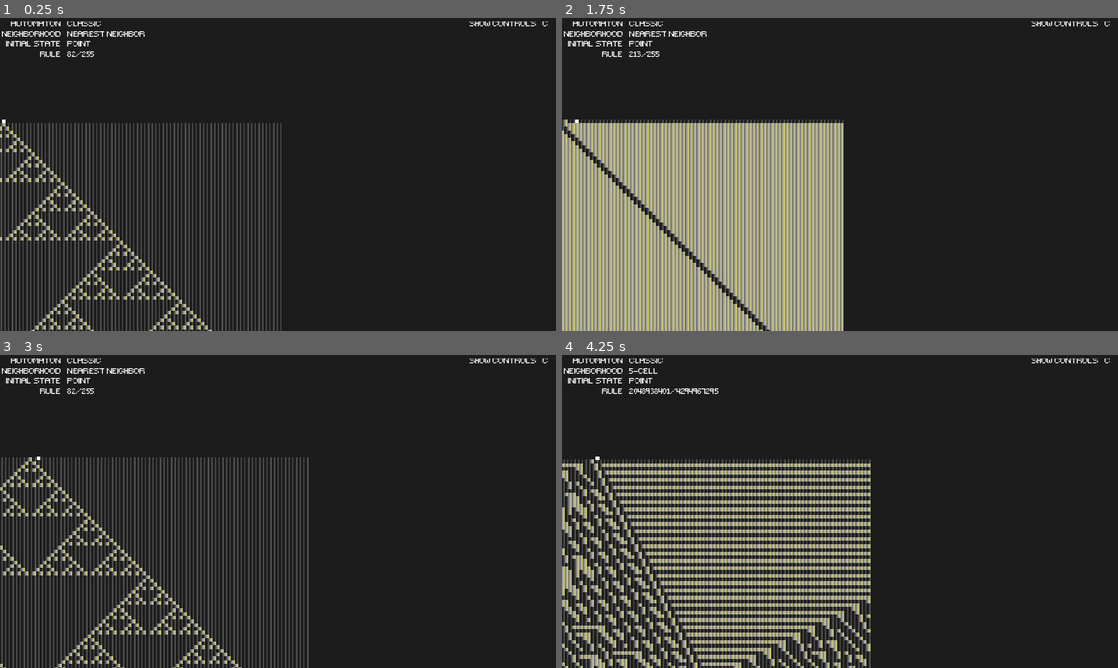
Above: before the commit, frames 1-4 (two rows, left to right).
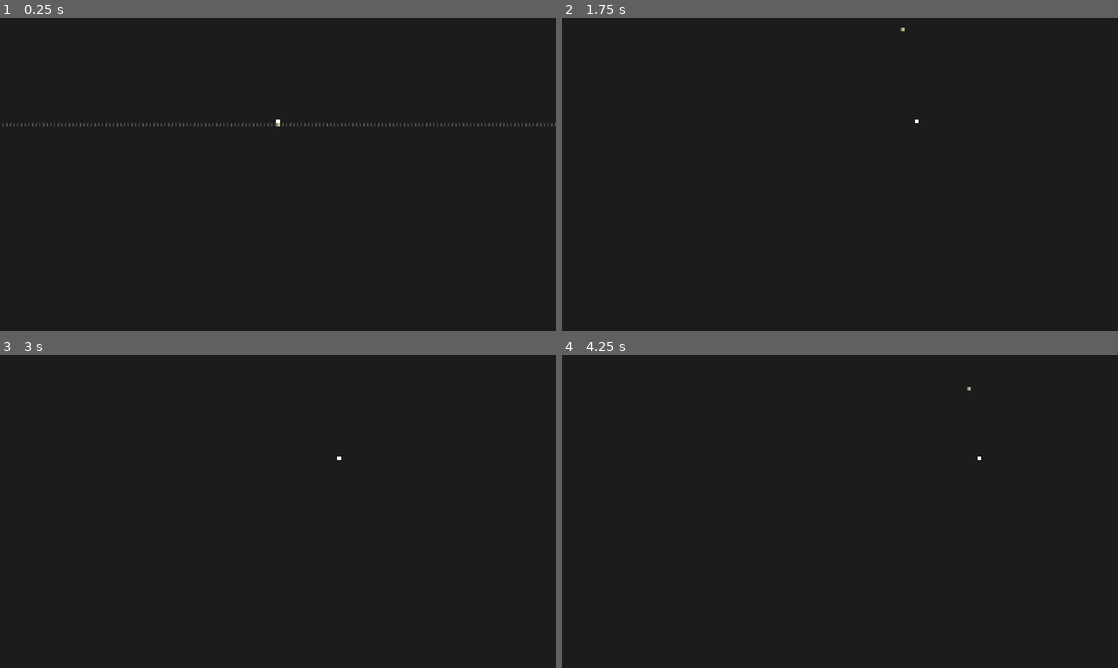
Above: after the commit, the same moments.

Repository: Nivrad00/automaton-diver
Game: Godot game, scene res://Main.tscn
Two runs of this game, one before a commit and one after it. Both use one fixed random seed, a clock stepped at 60 frames per second and the inputs below. Sound files missing from this copy of the repository are replaced by a short silence.
Inputs:
- Up to frame 1 (0.25 s): no input
- Up to frame 2 (1.75 s): tap Enter (enter) at 0.5 s; hold } (next) 0.53-1.28 s; hold Right (ui_right) from 0.53 s (still down); tap Space (jump, bound only after the commit) at 0.77, 1.07, 1.52 s; tap { (previous) at 0.8, 1.35 s; tap P (random) at 1.55 s
- Up to frame 3 (3 s): tap Space (jump, bound only after the commit) at 1.82 s; tap R (reset) at 2 s; release Right (ui_right) at 2.03 s; hold Left (ui_left) 2.03-2.78 s; hold P (random) 2.03-2.78 s; tap A (switch_automaton) at 2.3, 2.85 s; hold Right (ui_right) from 2.78 s (still down)
- Up to frame 4 (4.25 s): keep holding Right (ui_right); tap Space (jump, bound only after the commit) at 3.02, 3.32, 3.77, 4.07 s; tap I (switch_initial) at 3.05 s; hold I (switch_initial) from 3.53 s (still down); tap N (switch_neighborhood) at 3.8 s; tap R (reset) at 4.15 s

The runs differ from the first frame. In frame 1, 14% of the frame differs, in the area x 0-100%, y 1-100%; in frame 2, 34%, in the area x 0-99%, y 1-100%; in frame 3, 15%; in frame 4, 24%.
Error after the commit: Invalid operands 'Vector2' and 'int' in operator '+'. (res://level)

Commit message:
did stuff

Diff:
--- a/Big.gd
+++ b/Big.gd
@@ -24,8 +24,8 @@
 			i -= max_length
 		result.push_front(int(string.substr(0, i + max_length)))
 
-	# print("converted int " + string + " to array " + str(result))
-	# print("")
+	# # print("converted int " + string + " to array " + str(result))
+	# # print("")
 	return result
 
 static func get_string(array):
@@ -56,9 +56,9 @@
 
 		result = get_string(array)
 
-	print("incrementing " + string)
-	print("result: " + result)
-	print("")
+	# print("incrementing " + string)
+	# print("result: " + result)
+	# print("")
 	return result
 
 static func dec(string, maxi=very_big):
@@ -78,13 +78,13 @@
 		array[i] -= 1
 		result = get_string(array)
 
-	print("decrementing " + string)
-	print("result: " + result)
-	print("")
+	# print("decrementing " + string)
+	# print("result: " + result)
+	# print("")
 	return result
 
 static func less_or_equal(a, b):
-	print("evaluating if " + a + " <= " + b)
+	# print("evaluating if " + a + " <= " + b)
 	a = get_array(a)
 	b = get_array(b)
 
@@ -105,12 +105,12 @@
 				result = true
 				break
 
-	print("result: " + str(result))
-	print("")
+	# print("result: " + str(result))
+	# print("")
 	return result
 
 static func rand(maxi):
-	print("generating pseudo-random int out of maximum of " + maxi)
+	# print("generating pseudo-random int out of maximum of " + maxi)
 	var at_max = true
 	var result = ""
 
@@ -123,12 +123,12 @@
 			result += str(randi() % 10)
 
 	result = strip(result)
-	print("result: " + result)
-	print("")
+	# print("result: " + result)
+	# print("")
 	return result
 
 static func bin(number):
-	print("converting int to binary: " + number)
+	# print("converting int to binary: " + number)
 	var array = get_array(number)
 	var result = ""
 
@@ -143,6 +143,6 @@
 
 		result = str(carries[-1]) + result
 
-	print("result: " + result)
-	print("")
+	# print("result: " + result)
+	# print("")
 	return result
--- a/UI.gd
+++ b/UI.gd
@@ -5,7 +5,8 @@
 	KEY_KP_0, KEY_KP_1, KEY_KP_2, KEY_KP_3, KEY_KP_4, KEY_KP_5, KEY_KP_6, KEY_KP_7, KEY_KP_8, KEY_KP_9
 ]
 
-func _ready():
+func initialize():
+	$Panel.hide()
 	$RuleInput.hide()
 	$InvalidRule.hide()
 	$Controls.hide()
@@ -15,7 +16,7 @@
 	if event is InputEventKey and event.pressed and event.scancode in NUMBER_KEYS:
 		$InvalidRule.hide()
 		$RuleInput.show()
-		if $RuleInput/VBoxContainer/HBoxContainer/Rule.text.length() < 19:
+		if $RuleInput/VBoxContainer/HBoxContainer/Rule.text.length() < 19 or true:
 			$RuleInput/VBoxContainer/HBoxContainer/Rule.text += OS.get_scancode_string(event.scancode)
 
 	if event.is_action_pressed("enter"):
@@ -41,9 +42,11 @@
 	if event.is_action_pressed("toggle_controls"):
 		if $Controls.visible:
 			$Controls.hide()
+			$Panel.hide()
 			$ShowControls.show()
 		else:
 			$Controls.show()
+			$Panel.show()
 			$ShowControls.hide()
 
 func set_rule(a, b):
@@ -57,3 +60,7 @@
 
 func set_initial(a):
 	$Panel/GridContainer/initial_state.text = a
+
+func hide_all():
+	for child in get_children():
+		child.hide()
--- a/game.gd
+++ b/game.gd
@@ -2,11 +2,17 @@
 
 const Big = preload("res://Big.gd")
 const X_MAX = 151 # must be odd
-const Y_MAX = 1000
+const SAVE_FREQ = 1
 
 enum Automaton {CLASSIC, TOTALISTIC}
 enum Neighborhood {NEAREST_NEIGHBOR, FIVE_CELL, TWO_STEP, FIVE_CELL_TWO_STEP}
 enum Initial {POINT, RANDOM}
+
+var map
+var global_time = 0
+var last_save = 0
+
+export var story = false
 
 var DEFAULT_RULE = {
 	Automaton.CLASSIC: {
@@ -57,6 +63,14 @@
 
 func _ready():
 	randomize()
+
+	if story:
+		$UI.hide_all()
+		map = load("res://map.gd").new()
+		print(map)
+	else:
+		$UI.initialize()
+
 	start_level()
 
 func next_level():
@@ -64,15 +78,35 @@
 	start_level()
 
 func start_level():
-	$Level.initialize_level()
+	var save_data
+	if story:
+		var file = File.new()
+		if file.file_exists("user://save"):
+			file.open("user://save", File.READ)
+			save_data = file.get_var()
+			file.close()
+			player.position = save_data["PLAYER_POSITION"]
+			player.max_depth = save_data["MAX_DEPTH"]
+		else:
+			player.position = Vector2((X_MAX-1.0)/2.0+0.5, -0.5)
+			player.max_depth = player.position
+	else:
+		player.position = Vector2((X_MAX-1.0)/2.0+0.5, -0.5)
+		player.max_depth = player.position
 
-	$Player.position = Vector2((X_MAX-1.0)/2.0+0.5, -0.5)
-	$Player.jump_timer = 0
-	$Player.bomb_timer = 0
-	$Player.jumping = false
-	$Player.velocity = Vector2(0, 0)
+	player.jump_timer = 0
+	player.bomb_timer = 0
+	player.jumping = false
+	player.velocity = Vector2(0, 0)
+
 	var zoom = float(X_MAX) / get_viewport_rect().size.x
 	$Player/Camera2D.zoom = Vector2(zoom, zoom)
+	$Player/Camera2D.limit_left = 0
+	$Player/Camera2D.limit_right = X_MAX
+
+	level.initialize_level()
+	if story and save_data:
+		level.redo_changes(save_data["CHANGE_HISTORY"])
 
 	$UI.set_rule(rule, MAX_RULE[automaton][neighborhood])
 	$UI.set_automaton(AUTOMATON_NAME[automaton])
@@ -88,34 +122,48 @@
 		return false
 
 func _input(event):
-	if event.is_action_pressed("next"):
-		next_level()
-	if event.is_action_pressed("previous"):
-		rule = Big.dec(rule, MAX_RULE[automaton][neighborhood])
-		start_level()
+	if not story:
+		if event.is_action_pressed("next"):
+			next_level()
+		if event.is_action_pressed("previous"):
+			rule = Big.dec(rule, MAX_RULE[automaton][neighborhood])
+			start_level()
 
-	if event.is_action_pressed("random"):
-		rule = Big.rand(MAX_RULE[automaton][neighborhood])
-		start_level()
+		if event.is_action_pressed("random"):
+			rule = Big.rand(MAX_RULE[automaton][neighborhood])
+			start_level()
 
-	if event.is_action_pressed("reset"):
-		start_level()
+		if event.is_action_pressed("reset"):
+			start_level()
+
+		if event.is_action_pressed("switch_automaton"):
+			automaton = (automaton + 1) % Automaton.size()
+			rule = DEFAULT_RULE[automaton][neighborhood]
+			start_level()
+
+		if event.is_action_pressed("switch_neighborhood"):
+			neighborhood = (neighborhood + 1) % Neighborhood.size()
+			#if automaton == Automaton.CLASSIC and neighborhood == Neighborhood.FIVE_CELL_TWO_STEP:
+				#neighborhood = (neighborhood + 1) % Neighborhood.size()
+			rule = DEFAULT_RULE[automaton][neighborhood]
+			start_level()
+
+		if event.is_action_pressed("switch_initial"):
+			initial = (initial + 1) % Initial.size()
+			start_level()
 
 	if event.is_action_pressed("mute"):
 		AudioServer.set_bus_mute(1, not AudioServer.is_bus_mute(1))
 
-	if event.is_action_pressed("switch_automaton"):
-		automaton = (automaton + 1) % Automaton.size()
-		rule = DEFAULT_RULE[automaton][neighborhood]
-		start_level()
-
-	if event.is_action_pressed("switch_neighborhood"):
-		neighborhood = (neighborhood + 1) % Neighborhood.size()
-		if automaton == Automaton.CLASSIC and neighborhood == Neighborhood.FIVE_CELL_TWO_STEP:
-			neighborhood = (neighborhood + 1) % Neighborhood.size()
-		rule = DEFAULT_RULE[automaton][neighborhood]
-		start_level()
-
-	if event.is_action_pressed("switch_initial"):
-		initial = (initial + 1) % Initial.size()
-		start_level()
+func _process(delta):
+	global_time += delta
+	if global_time - last_save > SAVE_FREQ:
+		var file = File.new()
+		file.open("user://save", File.WRITE)
+		file.store_var({
+			"PLAYER_POSITION": player.position,
+			"MAX_DEPTH": player.max_depth,
+			"CHANGE_HISTORY": level.change_history
+		})
+		file.close()
+		last_save = global_time
--- a/game.tscn
+++ b/game.tscn
@@ -76,8 +76,11 @@
 } ]
 2/z_index = 0
 
-[sub_resource type="RectangleShape2D" id=3]
-extents = Vector2( 0.4, 0.4 )
+[sub_resource type="CircleShape2D" id=11]
+radius = 1.0
+
+[sub_resource type="RectangleShape2D" id=12]
+extents = Vector2( 0.4, 0.2 )
 
 [sub_resource type="StyleBoxFlat" id=8]
 content_margin_left = 5.0
@@ -123,6 +126,7 @@
 
 [node name="Game" type="Node2D"]
 script = ExtResource( 5 )
+story = true
 
 [node name="Level" type="TileMap" parent="."]
 tile_set = SubResource( 2 )
@@ -155,7 +159,12 @@
 drag_margin_right = 1.0
 
 [node name="CollisionShape2D" type="CollisionShape2D" parent="Player"]
-shape = SubResource( 3 )
+scale = Vector2( 0.4, 0.4 )
+shape = SubResource( 11 )
+
+[node name="CollisionShape2D2" type="CollisionShape2D" parent="Player"]
+position = Vector2( 0, 0.2 )
+shape = SubResource( 12 )
 
 [node name="Sprite" type="Sprite" parent="Player"]
 texture = ExtResource( 4 )
@@ -760,23 +769,23 @@
 
 [node name="Rule" type="Label" parent="UI/RuleInput/VBoxContainer/HBoxContainer"]
 margin_left = 120.0
-margin_right = 120.0
-margin_bottom = 19.0
-custom_colors/font_color = Color( 1, 1, 1, 1 )
-custom_fonts/font = SubResource( 6 )
-align = 2
+margin_right = 240.0
+margin_bottom = 19.0
+rect_min_size = Vector2( 120, 0 )
+custom_colors/font_color = Color( 1, 1, 1, 1 )
+custom_fonts/font = SubResource( 6 )
+autowrap = true
 __meta__ = {
 "_edit_use_anchors_": false
 }
 
 [node name="3" type="Label" parent="UI/RuleInput/VBoxContainer/HBoxContainer"]
-margin_left = 120.0
-margin_right = 136.0
+margin_left = 240.0
+margin_right = 256.0
 margin_bottom = 19.0
 custom_colors/font_color = Color( 1, 1, 1, 1 )
 custom_fonts/font = SubResource( 6 )
 text = "_"
-align = 2
 __meta__ = {
 "_edit_use_anchors_": false
 }
--- a/level alt.gd
+++ b/level alt.gd
@@ -4,12 +4,11 @@
 onready var Neighborhood = Game.Neighborhood
 onready var Initial = Game.Initial
 onready var x_max = Game.X_MAX
-onready var y_max = Game.Y_MAX
 
 var next_row = 0
-var start_target = 50 # generate this many rows at the very start
-var generation_speed = 160 # generate this many rows per second after starting
-
+
+const GENERATION_SPEED = 200 # generate at max this many rows per second
+const Y_BUFFER = 80
 const QUANT = 0.1
 const DEFAULT_VOLUME = -15
 
@@ -18,6 +17,8 @@
 var note_length = 0
 
 var binary_rule = ""
+
+var change_history = []
 
 func initialize_level():
 	clear()
@@ -37,27 +38,43 @@
 			set_cell(x, 0, randi() % 2)
 	set_cell((x_max-1)/2, 0, 1)
 
-	# final row
+	for y in range(1, Game.player.max_depth + Y_BUFFER):
+		generate_row(y)
+	next_row = Game.player.max_depth + Y_BUFFER
+
+func generate_row(y):
+	var neighborhood
+	var automaton
+	var rule
+
+	if Game.story:
+		var data = Game.map.get_data(y)
+		if not data:
+			for x in range(0, x_max):
+				set_cell(x, y, 2)
+			return
+
+		automaton = data[0]
+		neighborhood = data[1]
+		rule = data[2]
+
+	else:
+		automaton = Game.automaton
+		neighborhood = Game.neighborhood
+		rule = binary_rule
+
 	for x in range(0, x_max):
-		set_cell(x, y_max, 2)
-
-	for y in range(1, start_target):
-		generate_row(y)
-	next_row = start_target
-
-func generate_row(y):
-	for x in range(0, x_max):
-		var neighborhood
-
-		if Game.neighborhood == Neighborhood.NEAREST_NEIGHBOR:
-			neighborhood = [
+		var neighbors
+
+		if neighborhood == Neighborhood.NEAREST_NEIGHBOR:
+			neighbors = [
 				get_cell((x-1+x_max) % x_max, y-1),
 				get_cell(x, y-1),
 				get_cell((x+1) % x_max, y-1)
 			]
 
-		elif Game.neighborhood == Neighborhood.FIVE_CELL:
-			neighborhood = [
+		elif neighborhood == Neighborhood.FIVE_CELL:
+			neighbors = [
 				get_cell((x-2+x_max) % x_max, y-1),
 				get_cell((x-1+x_max) % x_max, y-1),
 				get_cell(x, y-1),
@@ -65,15 +82,15 @@
 				get_cell((x+2) % x_max, y-1),
 			]
 
-		elif Game.neighborhood == Neighborhood.TWO_STEP:
+		elif neighborhood == Neighborhood.TWO_STEP:
 			if y == 1:
-				neighborhood = [0, 0, 0,
+				neighbors = [0, 0, 0,
 					get_cell((x-1+x_max) % x_max, y-1),
 					get_cell(x, y-1),
 					get_cell((x+1) % x_max, y-1),
 				]
 			else:
-				neighborhood = [
+				neighbors = [
 					get_cell((x-1+x_max) % x_max, y-2),
 					get_cell(x, y-2),
 					get_cell((x+1) % x_max, y-2),
@@ -82,9 +99,9 @@
 					get_cell((x+1) % x_max, y-1),
 				]
 
-		elif Game.neighborhood == Neighborhood.FIVE_CELL_TWO_STEP:
+		elif neighborhood == Neighborhood.FIVE_CELL_TWO_STEP:
 			if y == 1:
-				neighborhood = [0, 0, 0, 0, 0,
+				neighbors = [0, 0, 0, 0, 0,
 					get_cell((x-2+x_max) % x_max, y-1),
 					get_cell((x-1+x_max) % x_max, y-1),
 					get_cell(x, y-1),
@@ -92,7 +109,7 @@
 					get_cell((x+2) % x_max, y-1),
 				]
 			else:
-				neighborhood = [
+				neighbors = [
 					get_cell((x-2+x_max) % x_max, y-2),
 					get_cell((x-1+x_max) % x_max, y-2),
 					get_cell(x, y-2),
@@ -106,25 +123,31 @@
 				]
 
 		var bit = 0
-		if Game.automaton == Automaton.CLASSIC:
-			for i in range(0, neighborhood.size()):
-				bit += neighborhood[i] * pow(2, neighborhood.size() - 1 - i)
-
-		elif Game.automaton == Automaton.TOTALISTIC:
-			for neighbor in neighborhood:
+		if automaton == Automaton.CLASSIC:
+			for i in range(0, neighbors.size()):
+				bit += neighbors[i] * pow(2, neighbors.size() - 1 - i)
+
+		elif automaton == Automaton.TOTALISTIC:
+			for neighbor in neighbors:
 				bit += neighbor
 
 		# choose the cell (based on the corresponding bit of the rule)
 		# (rule >> bit) & 1
-		var new_cell = int(binary_rule.substr(binary_rule.length()-1-bit, 1))
+		var new_cell = int(rule.substr(rule.length()-1-bit, 1))
 		set_cell(x, y, new_cell)
 
 func collided(collision):
-	if collision.collider == self:
-		var tile_pos = world_to_map(collision.position)
-		var tile = get_cellv(tile_pos)
-		if tile == 2:
-			Game.next_level()
+	pass
+	# this was back when levels had an end that warped you to the next level
+	#if collision.collider == self:
+	#	var tile_pos = world_to_map(collision.position)
+	#	var tile = get_cellv(tile_pos)
+	#	if tile == 2:
+	#		Game.next_level()
+
+func build(position):
+	set_cell(position.x, position.y + 1, 1)
+	change_history.append(["BUILD", position])
 
 func bomb(position):
 	var directions = [
@@ -143,13 +166,22 @@
 				set_cell(x, tile_pos.y + d[0], 0)
 			if get_cell(x, tile_pos.y - d[0]) == 1:
 				set_cell(x, tile_pos.y - d[0], 0)
+	change_history.append(["BOMB", position])
+
+func redo_changes(history):
+	for change in history:
+		if change[0] == "BUILD":
+			build(change[1])
+		elif change[0] == "BOMB":
+			bomb(change[1])
 
 func _process(delta):
 	t += delta
 
 	# generate rows
-	var target = min(y_max, int(start_target + t * generation_speed))
-	while next_row < target:
+	var target = Game.player.max_depth + Y_BUFFER # how far we'd like to generate to maintain a buffer below the player
+	var limit = int(next_row + GENERATION_SPEED * delta) # how far we can afford to generate without lagging the game
+	while next_row < target and next_row < limit:
 		generate_row(next_row)
 		next_row += 1
 
--- /dev/null
+++ b/map.gd
@@ -0,0 +1,34 @@
+extends Node
+
+const LEVEL_DEPTH = 1000
+
+var map = [
+	["CLASSIC", "NEAREST_NEIGHBOR", "82"],
+	["CLASSIC", "TWO_STEP", "1041049050"],
+	["TOTALISTIC", "TWO_STEP", "105"],
+	["TOTALISTIC", "TWO_STEP", "114"],
+	["CLASSIC", "TWO_STEP", "2149670085"],
+	["TOTALISTIC", "TWO_STEP", "105"],
+	["TOTALISTIC", "FIVE_CELL_TWO_STEP", "1448"],
+	["CLASSIC", "FIVE_CELL", "2048938440"],
+	["TOTALISTIC", "FIVE_CELL_TWO_STEP", "225"],
+	["TOTALISTIC", "TWO_STEP", "36"],
+	["TOTALISTIC", "TWO_STEP", "2"],
+	["CLASSIC", "FIVE_CELL", "3833641462"],
+	["TOTALISTIC", "FIVE_CELL", "52"],
+	["CLASSIC", "FIVE_CELL", "8008936"],
+	["TOTALISTIC", "FIVE_CELL", "49"],
+	["TOTALISTIC", "FIVE_CELL_TWO_STEP", "1959"]
+]
+
+func _init():
+	for key in map:
+		key[0] = Game.Automaton[key[0]]
+		key[1] = Game.Neighborhood[key[1]]
+		key[2] = Big.bin(key[2])
+
+func get_data(y):
+	var level = floor(y / LEVEL_DEPTH)
+	if level >= map.size():
+		return null
+	return map[level]
--- a/player.gd
+++ b/player.gd
@@ -1,9 +1,9 @@
 extends KinematicBody2D
 
 var speed = 17
-var jump_speed = -40
+var jump_speed = -45
 var gravity = 180
-var max_velocity = 140
+var max_velocity = 120
 
 var jump_max_time = 0.2
 var jump_timer = 0
@@ -14,6 +14,8 @@
 var bombing = false
 
 var velocity = Vector2.ZERO
+
+var max_depth = 0
 
 func _ready():
 	$Build.pitch_scale = $Build.stream.get_length() / bomb_max_time
@@ -48,6 +50,11 @@
 		jump_timer > jump_max_time:
 			jumping = false
 
+	# building
+	if Input.is_action_just_pressed("jump"):
+		$Bip.play()
+		Game.level.build(position)
+
 	# bombing
 	if Input.is_action_just_pressed("ui_down"):
 		bomb_timer = 0
@@ -75,9 +82,13 @@
 
 	# interacting with the level
 	for i in get_slide_count():
+		break
 		var collision = get_slide_collision(i)
-		if collision:
-			Game.level.collided(collision)
+		if collision and collision.collider == Game.level:
+			if collision.normal.y == 1:
+				var cell_pos = Game.level.world_to_map(collision.position)
+				if Game.level.get_cellv(cell_pos) == 0:
+					position.x = cell_pos.x - 0.5
 
 	# screen warp
 	while position.x < 0:
@@ -87,3 +98,5 @@
 
 	# drawing
 	update()
+
+	max_depth = max(max_depth, position.y)
--- a/project.godot
+++ b/project.godot
@@ -101,6 +101,11 @@
 "events": [ Object(InputEventKey,"resource_local_to_scene":false,"resource_name":"","device":0,"alt":false,"shift":false,"control":false,"meta":false,"command":false,"pressed":false,"scancode":78,"physical_scancode":0,"unicode":0,"echo":false,"script":null)
  ]
 }
+jump={
+"deadzone": 0.5,
+"events": [ Object(InputEventKey,"resource_local_to_scene":false,"resource_name":"","device":0,"alt":false,"shift":false,"control":false,"meta":false,"command":false,"pressed":false,"scancode":32,"physical_scancode":0,"unicode":0,"echo":false,"script":null)
+ ]
+}
 
 [physics]
 
Not shown, added: .mono/metadata/ide_messaging_meta.txt
Not shown: 1 places in game.tscn that only renumber resources
